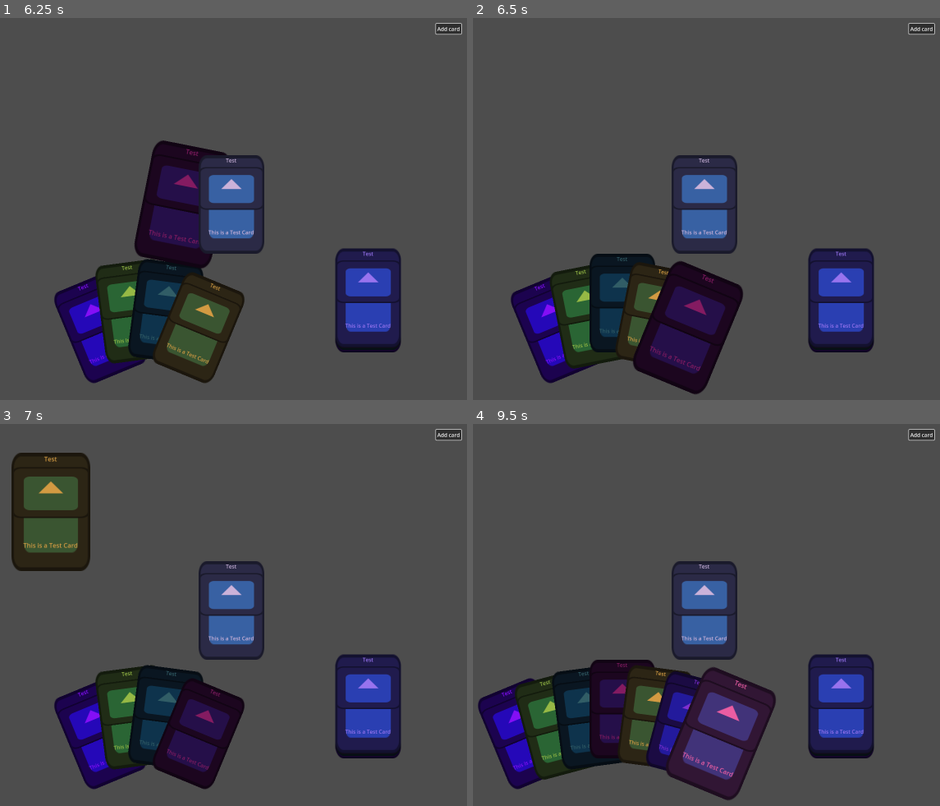
Above: before the commit, frames 1-4 (two rows, left to right).
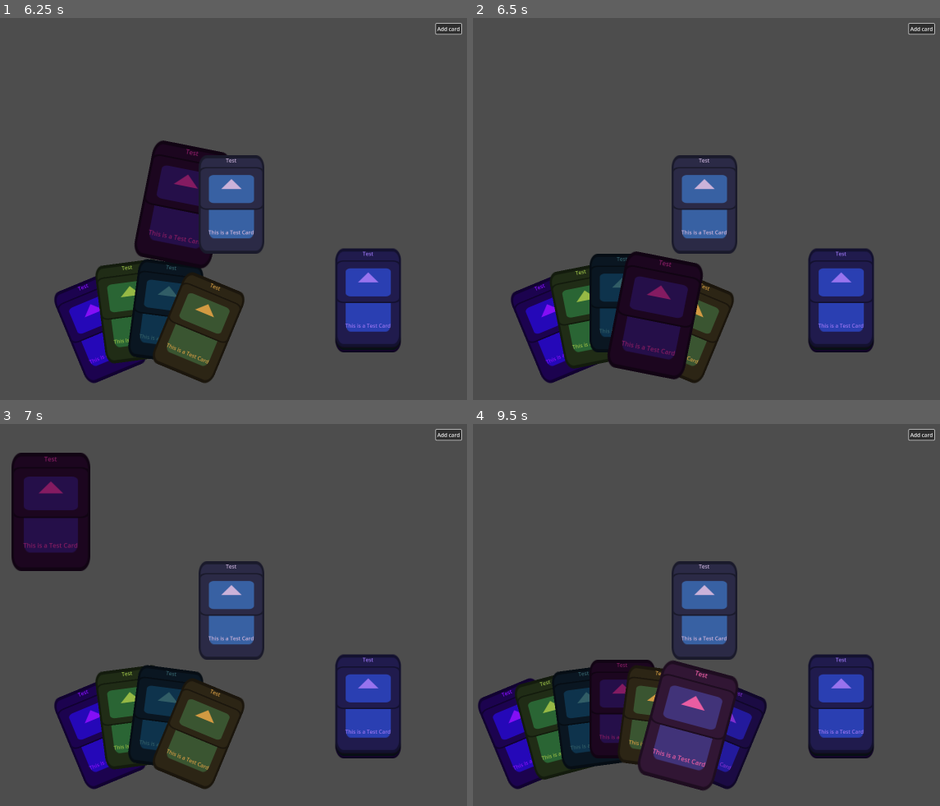
Above: after the commit, the same moments.

Repository: team-fow/hackathon
Game: Godot game, scene res://scenes/game/game.tscn
The game is run twice, just before and just after one commit, with the same random seed, the same clock (stepped at 60 frames per second) and the same inputs. The engine's default icon, where the game draws it, is replaced by a stand-in: a white triangle on a blue panel in a dark square.
Inputs (mouse positions are in pixels of both pictures, inside the frame that each line leads up to):
- Up to frame 1 (6.25 s): click "Add card" at 0.5 s; click "Add card" at 1.25 s; click "Add card" at 2 s; tap Enter at 2.75, 5.75 s; drag from (116, 327) to (214, 117) at 2.77 s; drag from (149, 304) to (116, 281) at 3.52 s; move the mouse to (182, 327) at 4.27 s; press the mouse at (182, 327) at 4.28 s; release the mouse at (182, 327) at 5 s; tap Space at 5 s; drag from (233, 205) to (outside the picture) at 5.02 s; drag from (200, 327) to (182, 205) at 5.77 s
- Up to frame 2 (6.5 s): no input
- Up to frame 3 (7 s): drag from (182, 721) to (51, 511) at 6.52 s
- Up to frame 4 (9.5 s): move the mouse to (655, 611) at 7.27 s; press the mouse at (655, 611) at 7.28 s; release the mouse at (655, 611) at 8 s; tap Space at 8 s; drag from (524, 511) to (491, 630) at 8.02 s; tap Enter at 8.75 s; drag from (706, 733) to (687, 523) at 8.77 s

Frame 1 is identical in both runs. In frame 2, 5.1% of the frame differs, in the area x 28-58%, y 61-99%; in frame 3, 7.5%, in the area x 2-52%, y 8-95%; in frame 4, 5.0%.

Commit message:
cards added back to same index if can't be played

Diff:
--- a/scenes/player/player.gd
+++ b/scenes/player/player.gd
@@ -47,7 +47,7 @@
 		card.scale = Vector2.ONE
 		card_played.add_card(card)
 	else:
-		hand._add_card_to_list(card, -1)
+		hand._add_card_to_list(card, hand.held_card_idx)
 
 
 func update_disp():
